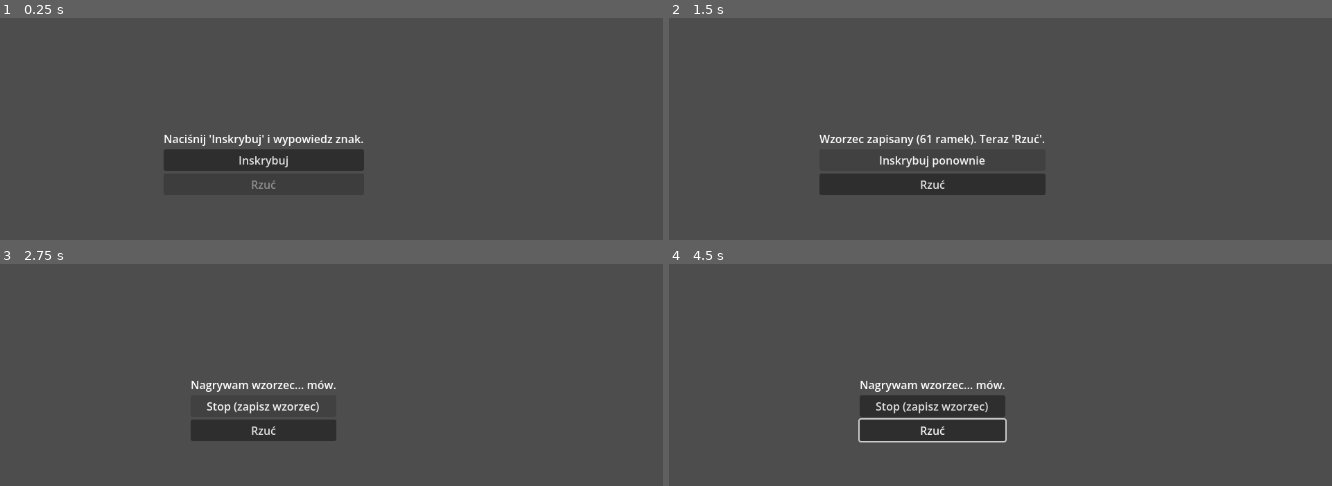
Above: before the commit, frames 1-4 (two rows, left to right).
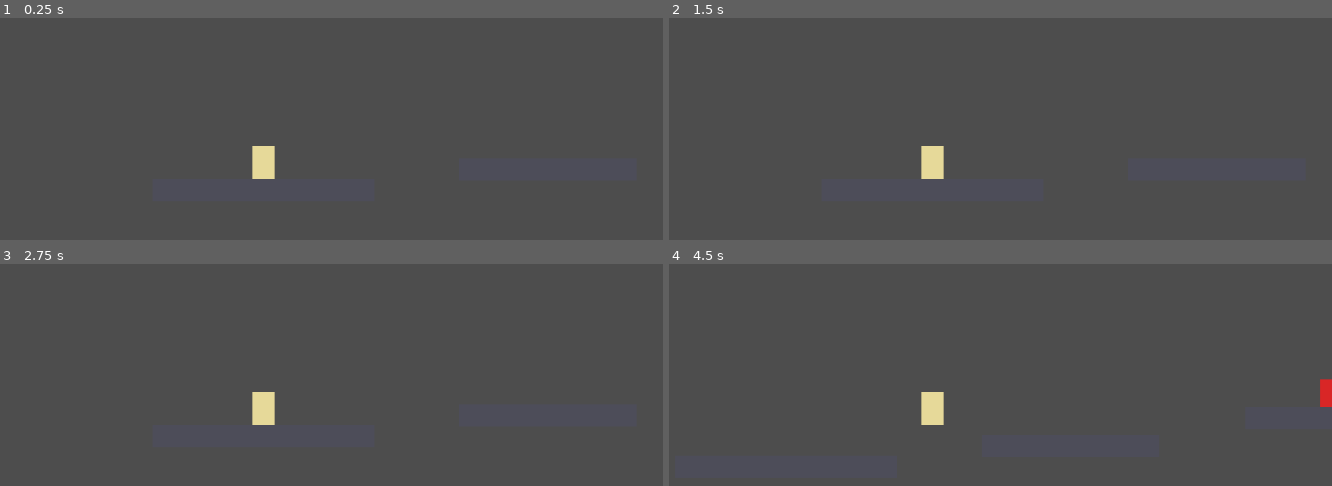
Above: after the commit, the same moments.

Repository: tomi77/exorcist
Game: Godot game, scene res://levels/test_level.tscn
Two runs of this game, one before a commit and one after it. Both use one fixed random seed, a clock stepped at 60 frames per second and the inputs below. Before the commit the project starts from res://demo/voice_demo.tscn.
Inputs (mouse positions are in pixels of both pictures, inside the frame that each line leads up to):
- Up to frame 1 (0.25 s): no input
- Up to frame 2 (1.5 s): click (934, 160) at 0.5 s, where only the run before the commit has a clickable "Inskrybuj"; click (934, 160) at 1.25 s, where only the run before the commit has a clickable "Stop (zapisz wzorzec)"
- Up to frame 3 (2.75 s): click (265, 406) at 2 s, where only the run before the commit has a clickable "Inskrybuj ponownie"
- Up to frame 4 (4.5 s): click (934, 430) at 2.75 s, where only the run before the commit has a clickable "Rzuć"; tap Enter (ui_accept) at 3.5, 3.77, 4.25 s; move the mouse to (1106, 386) at 3.52 s; hold Right (ui_right) 3.53-4.25 s; hold Shift 3.53-4.25 s; click (1106, 386) at 3.67 s; drag from (775, 430) to (outside the picture) at 4.27 s

The runs differ from the first frame. In frame 1, 5.7% of the frame differs, in the area x 24-55%, y 52-80%; in frame 2, 4.5%; in frame 3, 3.1%; in frame 4, 5.1%.

Commit message:
feat: add test level with hazards, respawn and end marker
Co-Authored-By: Claude Opus 4.8 (1M context) <noreply@anthropic.com>

Diff:
--- /dev/null
+++ b/levels/test_level.gd
@@ -0,0 +1,30 @@
+extends Node2D
+## Okablowanie poziomu: respawn po śmierci, ukończenie na markerze.
+## Pułapki i kill-plane są w grupie "hazard" (Area2D). Marker końca: %EndMarker.
+
+signal level_completed
+
+@onready var _player: CharacterBody2D = %Player
+@onready var _start: Marker2D = %StartPoint
+@onready var _end_label: Label = %EndLabel
+
+func _ready() -> void:
+	_end_label.visible = false
+	_player.global_position = _start.global_position
+	_player.died.connect(_on_player_died)
+	for hazard in get_tree().get_nodes_in_group("hazard"):
+		hazard.body_entered.connect(_on_hazard_entered)
+	%EndMarker.body_entered.connect(_on_end_entered)
+
+func _on_hazard_entered(body: Node) -> void:
+	if body == _player:
+		_player.die()
+
+func _on_player_died() -> void:
+	_player.velocity = Vector2.ZERO
+	_player.global_position = _start.global_position
+
+func _on_end_entered(body: Node) -> void:
+	if body == _player:
+		emit_signal("level_completed")
+		_end_label.visible = true
--- /dev/null
+++ b/levels/test_level.tscn
@@ -0,0 +1,138 @@
+[gd_scene load_steps=8 format=3]
+
+[ext_resource type="Script" path="res://levels/test_level.gd" id="1"]
+[ext_resource type="PackedScene" path="res://player/player.tscn" id="2"]
+
+[sub_resource type="RectangleShape2D" id="RectangleShape2D_plat"]
+size = Vector2(256, 32)
+
+[sub_resource type="RectangleShape2D" id="RectangleShape2D_spike"]
+size = Vector2(40, 40)
+
+[sub_resource type="RectangleShape2D" id="RectangleShape2D_killplane"]
+size = Vector2(2400, 64)
+
+[sub_resource type="RectangleShape2D" id="RectangleShape2D_end"]
+size = Vector2(48, 96)
+
+[sub_resource type="RectangleShape2D" id="RectangleShape2D_platlong"]
+size = Vector2(320, 32)
+
+[node name="TestLevel" type="Node2D"]
+script = ExtResource("1")
+
+[node name="StartPoint" type="Marker2D" parent="."]
+unique_name_in_owner = true
+position = Vector2(150, 360)
+
+[node name="Player" parent="." instance=ExtResource("2")]
+unique_name_in_owner = true
+position = Vector2(150, 360)
+
+[node name="Platform1" type="StaticBody2D" parent="."]
+position = Vector2(150, 420)
+
+[node name="CollisionShape2D" type="CollisionShape2D" parent="Platform1"]
+shape = SubResource("RectangleShape2D_platlong")
+
+[node name="ColorRect" type="ColorRect" parent="Platform1"]
+offset_left = -160.0
+offset_top = -16.0
+offset_right = 160.0
+offset_bottom = 16.0
+color = Color(0.3, 0.3, 0.35, 1)
+
+[node name="Platform2" type="StaticBody2D" parent="."]
+position = Vector2(560, 390)
+
+[node name="CollisionShape2D" type="CollisionShape2D" parent="Platform2"]
+shape = SubResource("RectangleShape2D_plat")
+
+[node name="ColorRect" type="ColorRect" parent="Platform2"]
+offset_left = -128.0
+offset_top = -16.0
+offset_right = 128.0
+offset_bottom = 16.0
+color = Color(0.3, 0.3, 0.35, 1)
+
+[node name="Platform3" type="StaticBody2D" parent="."]
+position = Vector2(940, 350)
+
+[node name="CollisionShape2D" type="CollisionShape2D" parent="Platform3"]
+shape = SubResource("RectangleShape2D_plat")
+
+[node name="ColorRect" type="ColorRect" parent="Platform3"]
+offset_left = -128.0
+offset_top = -16.0
+offset_right = 128.0
+offset_bottom = 16.0
+color = Color(0.3, 0.3, 0.35, 1)
+
+[node name="Platform4" type="StaticBody2D" parent="."]
+position = Vector2(1320, 400)
+
+[node name="CollisionShape2D" type="CollisionShape2D" parent="Platform4"]
+shape = SubResource("RectangleShape2D_plat")
+
+[node name="ColorRect" type="ColorRect" parent="Platform4"]
+offset_left = -128.0
+offset_top = -16.0
+offset_right = 128.0
+offset_bottom = 16.0
+color = Color(0.3, 0.3, 0.35, 1)
+
+[node name="Platform5" type="StaticBody2D" parent="."]
+position = Vector2(1700, 380)
+
+[node name="CollisionShape2D" type="CollisionShape2D" parent="Platform5"]
+shape = SubResource("RectangleShape2D_platlong")
+
+[node name="ColorRect" type="ColorRect" parent="Platform5"]
+offset_left = -160.0
+offset_top = -16.0
+offset_right = 160.0
+offset_bottom = 16.0
+color = Color(0.3, 0.3, 0.35, 1)
+
+[node name="Spikes" type="Area2D" parent="." groups=["hazard"]]
+position = Vector2(940, 314)
+
+[node name="CollisionShape2D" type="CollisionShape2D" parent="Spikes"]
+shape = SubResource("RectangleShape2D_spike")
+
+[node name="ColorRect" type="ColorRect" parent="Spikes"]
+offset_left = -20.0
+offset_top = -20.0
+offset_right = 20.0
+offset_bottom = 20.0
+color = Color(0.85, 0.15, 0.15, 1)
+
+[node name="KillPlane" type="Area2D" parent="." groups=["hazard"]]
+position = Vector2(900, 700)
+
+[node name="CollisionShape2D" type="CollisionShape2D" parent="KillPlane"]
+shape = SubResource("RectangleShape2D_killplane")
+
+[node name="EndMarker" type="Area2D" parent="."]
+unique_name_in_owner = true
+position = Vector2(1760, 316)
+
+[node name="CollisionShape2D" type="CollisionShape2D" parent="EndMarker"]
+shape = SubResource("RectangleShape2D_end")
+
+[node name="ColorRect" type="ColorRect" parent="EndMarker"]
+offset_left = -24.0
+offset_top = -48.0
+offset_right = 24.0
+offset_bottom = 48.0
+color = Color(0.2, 0.85, 0.3, 1)
+
+[node name="UI" type="CanvasLayer" parent="."]
+
+[node name="EndLabel" type="Label" parent="UI"]
+unique_name_in_owner = true
+offset_left = 400.0
+offset_top = 40.0
+offset_right = 700.0
+offset_bottom = 80.0
+text = "Poziom ukończony"
--- a/project.godot
+++ b/project.godot
@@ -13,7 +13,7 @@
 config/name="exorcist"
 config/features=PackedStringArray("4.6", "GL Compatibility")
 config/icon="res://icon.svg"
-run/main_scene="res://demo/voice_demo.tscn"
+run/main_scene="res://levels/test_level.tscn"
 
 [editor_plugins]
 
